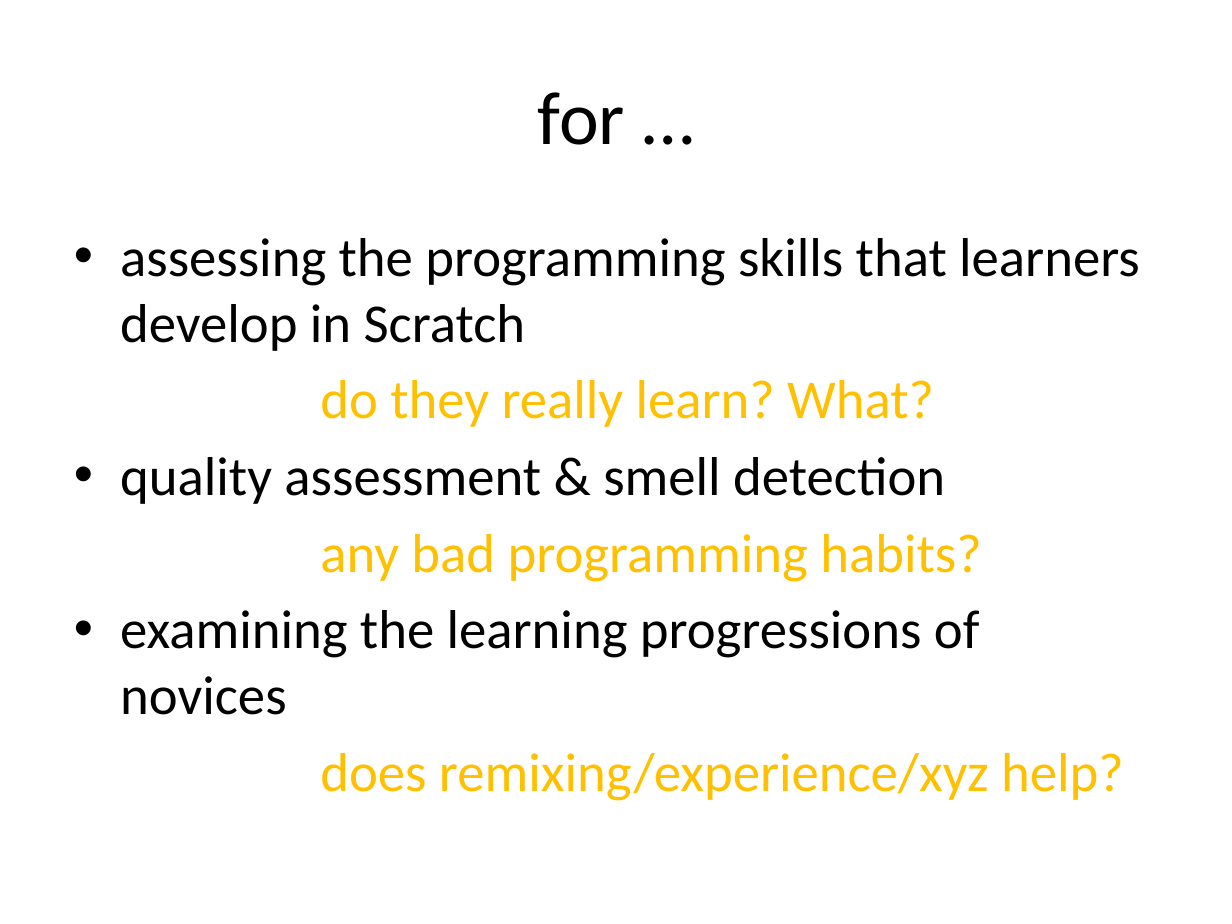
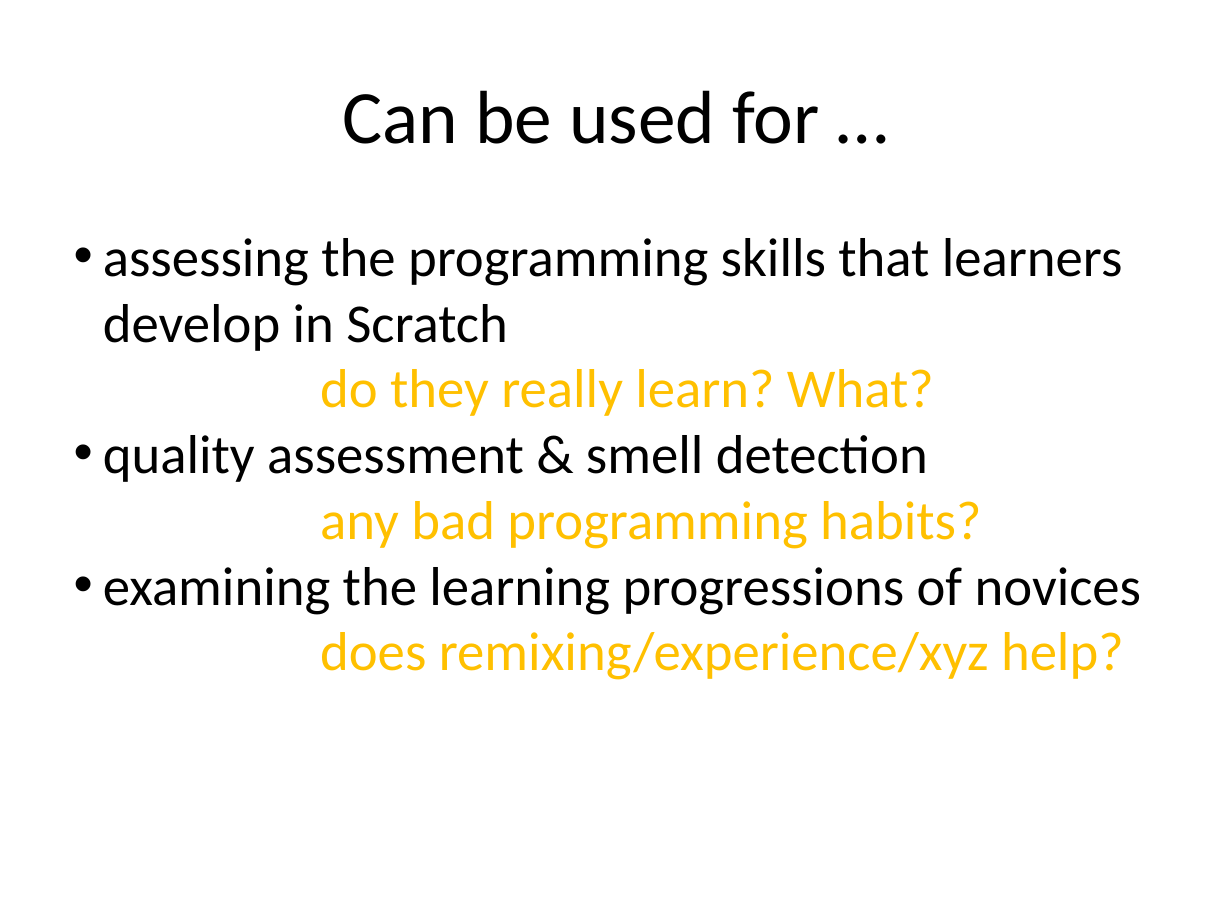
Before and after one commit to spreadsheetlab/ScratchDatasetMSR, a slide deck: slide 15 of MSR-Scratch.pptx. Drawn at 1232x924 pixels with LibreOffice and Linux fonts; fonts in the diff are those of the drawing. Boxes give left, top, right and bottom in pixels: in the first picture for what was removed or moved away, otherwise in the second. Text is boxed around its words. In the diff, an @@ line names an element or a change of style, - is before the commit and + after.

Commit message:
Final presentation used at MSR 2017

```diff
--- a/MSR-Scratch.pptx
+++ b/MSR-Scratch.pptx
@@ text at (x1=342, y1=90, x2=819, y2=144): text changed @@
-for …
+Can be used for …
@@ text "assessing the programming skills that ..." at (x1=103, y1=238, x2=1142, y2=680): indent changed; less space between paragraphs @@
```
Also in this commit, not shown: 11 other slides changed, 3 slides added, 1 slide removed, 1 other file.
